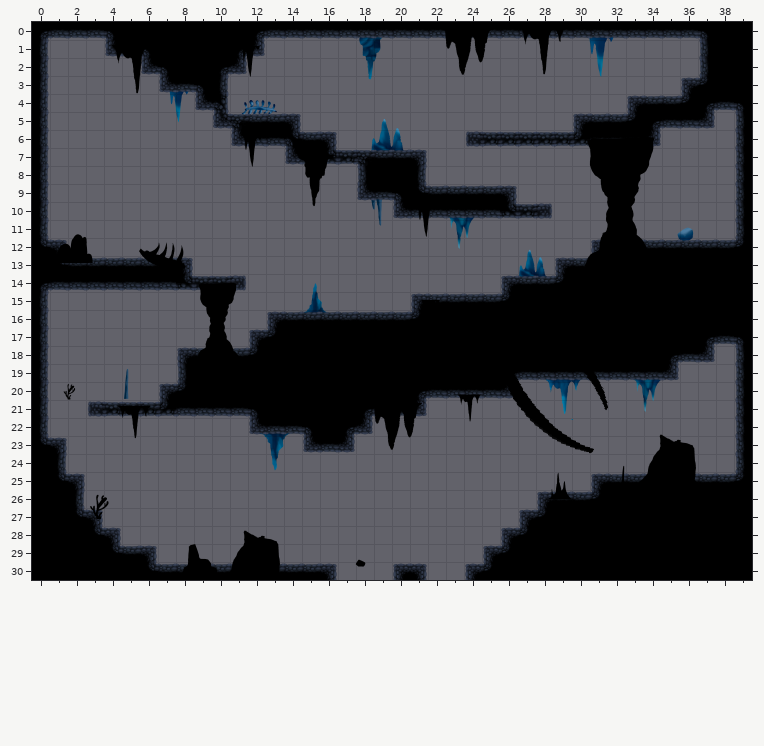
An edit to a level. Tiled map, assets/maps/MapLvl1ZonaPuzzle.tmx. The first picture shows the starting point.
Cells are 64x64 px. Shown: x 0..39, y 0..30. Not drawn, because the pictures are missing: unchanged layer "Bakground".
And afterwards:
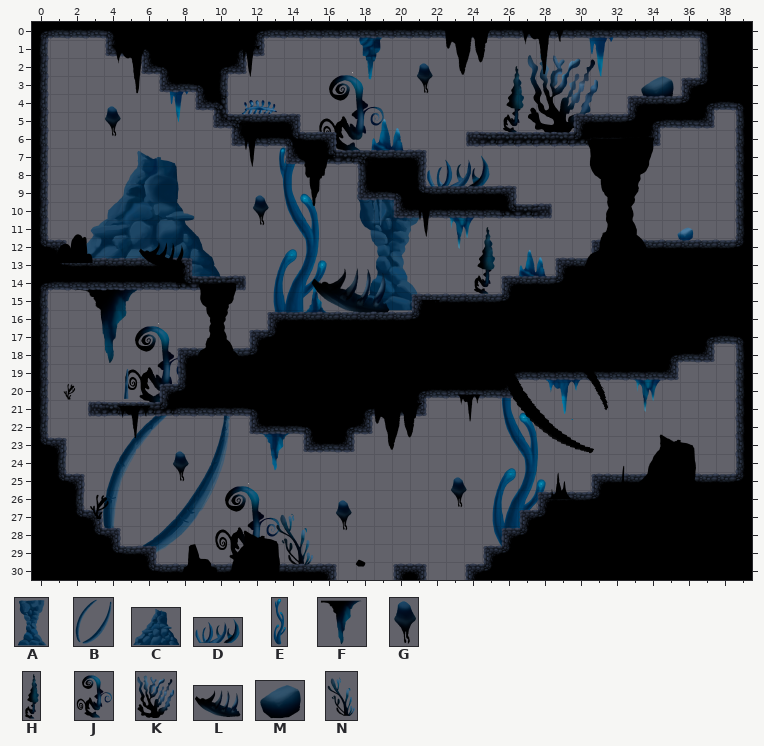
Key: from "Fore": A 12 "Asset 12 for", B 15 "Asset 15 for", C 16 "Asset 16 for", D 33 "Asset 33 for", E 37 "Asset 37 for"; from "Middle": F 3 "Asset 1 mid", G 19 "Asset 17 mid", H 25 "Asset 23 mid", J 28 "Asset 26 mid", K 29 flipped left-right "Asset 27 mid", L 30 "Asset 28 mid", M 32 "Asset 30 mid", N 38 "Asset 36 mid".
Objects are placed by their top-left corner, in cells (3,4 is the top-left corner of cell 3,4); size is 1x1 cell unless given.
Change:
Layer "Background":
added: D "Asset 33 for" at 21.9,7.4 size 3.8x2.2
added: C "Asset 16 for" at 1.4,7 size 9.2x7.4
added: A "Asset 12 for" at 17.5,9.1 size 4.9x7
added: E "Asset 37 for" at 13,6.2 size 3.7x11.7
added: E "Asset 37 for" at 25.1,18.4 size 3.7x11.7
added: B "Asset 15 for" at 3.6,20.9 size 7.7x9.4
Layer "Middleground":
added: G "Asset 17 mid" at 21.2,2.2 size 1.1x1.9
added: M "Asset 30 mid" at 33.7,2.8 size 2.1x1.7
added: H "Asset 23 mid" at 26,2.3 size 1.4x4
added: K "Asset 27 mid" at 27.4,1.4 size 4.3x5.1
added: G "Asset 17 mid" at 3.9,4.6 size 1.1x1.9
added: J "Asset 26 mid" at 15.8,2.6 size 3.9x4.9
added: G "Asset 17 mid" at 12.1,9.5 size 1.1x1.9
added: H "Asset 23 mid" at 24.4,11.2 size 1.4x4
added: L "Asset 28 mid" at 15.4,13.3 size 4.6x3.2
added: F "Asset 1 mid" at 2.1,14.4 size 4.7x4.6
added: J "Asset 26 mid" at 5,16.6 size 3.9x4.9
added: G "Asset 17 mid" at 7.7,23.7 size 1.1x1.9
added: G "Asset 17 mid" at 23.1,25.1 size 1.1x1.9
added: G "Asset 17 mid" at 16.7,26.4 size 1.1x1.9
added: J "Asset 26 mid" at 10,25.5 size 3.9x4.9
added: N "Asset 36 mid" at 13.5,26.9 size 2.4x3.7
